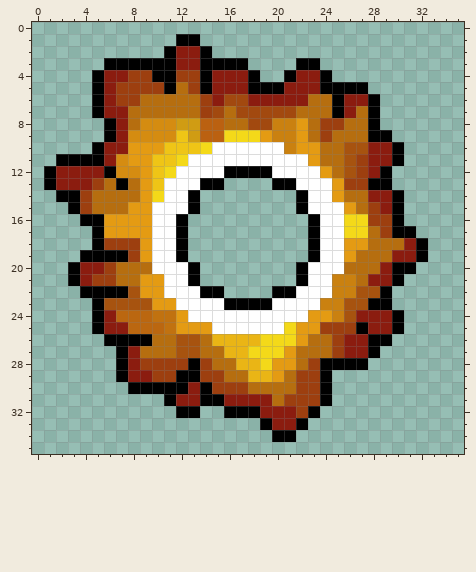
Two states of a pixel-art sprite, assets/minecraft/textures/mob_effect/fire_resistance.png. Above is the file before it was changed.
The file is 36x36 pixels.
Once edited:
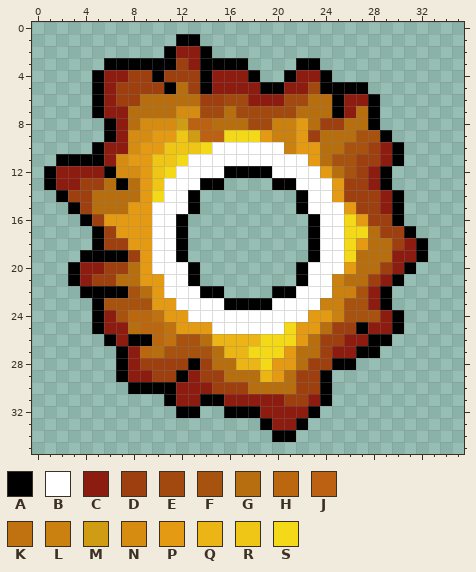
Palette (. is transparent): A #000000  B #ffffff  C #8b1c0f  D #9d3f0f  E #a2490f  F #a7530f  G #b66e0f  H #bb6710  J #bb6111  K #c17210  L #ca8110  M #d09c13  N #d58c11  P #e49b13  Q #eab515  R #efc516  S #f4d919
Edits made:
The edit turns colour C into colour A in row 27 at x 27.
The edit turns colour A into colour C in row 5 at x 18; in row 13 at x 28; in row 20 at x 30; in row 23 at x 28; in row 26 at x 7; in row 29 at x 13.
The edit turns colour A into colour C in row 30 at x 12 and 14.
The edit turns colour D into colour C in row 27 at x 25; in row 31 at x 23; in row 32 at x 22.
The edit turns colour F into colour C in row 22 at x 28.
The edit turns colour G into colour C in row 31 at x 20.
The edit turns colour A into colour D in row 4 at x 11; in row 14 at x 3; in row 16 at x 5; in row 17 at x 30; in row 28 at x 24.
The edit turns colour C into colour D in row 3 at x 12; in row 6 at x 15; in rows 10 to 11 at x 28; in row 13 at x 4; in row 14 at x 28; in row 20 at x 29.
The edit turns colour C into colour D in row 21 at x 28.
The edit turns colour G into colour D in row 9 at x 23; in row 14 at x 26 to 27; in row 15 at x 27; in row 18 at x 30; in row 20 at x 7; in rows 26 to 27 at x 24.
The edit turns colour P into colour D in row 17 at x 6.
The edit turns colour C into colour E in row 5 at x 23; in row 6 at x 21 to 22.
The edit turns colour D into colour E in row 7 at x 14.
The edit turns colour A into colour F in row 9 at x 28.
The edit turns colour C into colour F in row 24 at x 27 to 28.
The edit turns colour G into colour F in row 9 at x 27; in row 11 at x 25; in row 27 at x 11 and 14.
The edit turns colour H into colour F in row 24 at x 7.
The edit turns colour D into colour G in row 9 at x 24; in row 25 at x 24.
The edit turns colour H into colour G in row 25 at x 8.
The edit turns colour J into colour G in row 8 at x 15.
The edit turns colour L into colour G in row 21 at x 26.
The edit turns colour P into colour G in row 22 at x 9.
The edit turns colour Q into colour G in row 29 at x 18.
The edit turns colour G into colour H in row 26 at x 10; in row 27 at x 9.
The edit turns colour M into colour J in row 8 at x 13.
The edit turns colour G into colour K in row 26 at x 11.
The edit turns colour G into colour N in row 7 at x 12 to 13.
The edit turns colour P into colour N in row 10 at x 8.
The edit turns colour D into colour P in row 18 at x 8.
The edit turns colour G into colour P in row 20 at x 9 and 26.
The edit turns colour K into colour P in row 24 at x 11.
The edit turns colour N into colour P in row 9 at x 10 to 11.
The edit turns colour S into colour P in row 16 at x 27.
The edit turns colour P into colour S in rows 18 to 19 at x 26.
Colour A is gone in row 28 at x 27.
